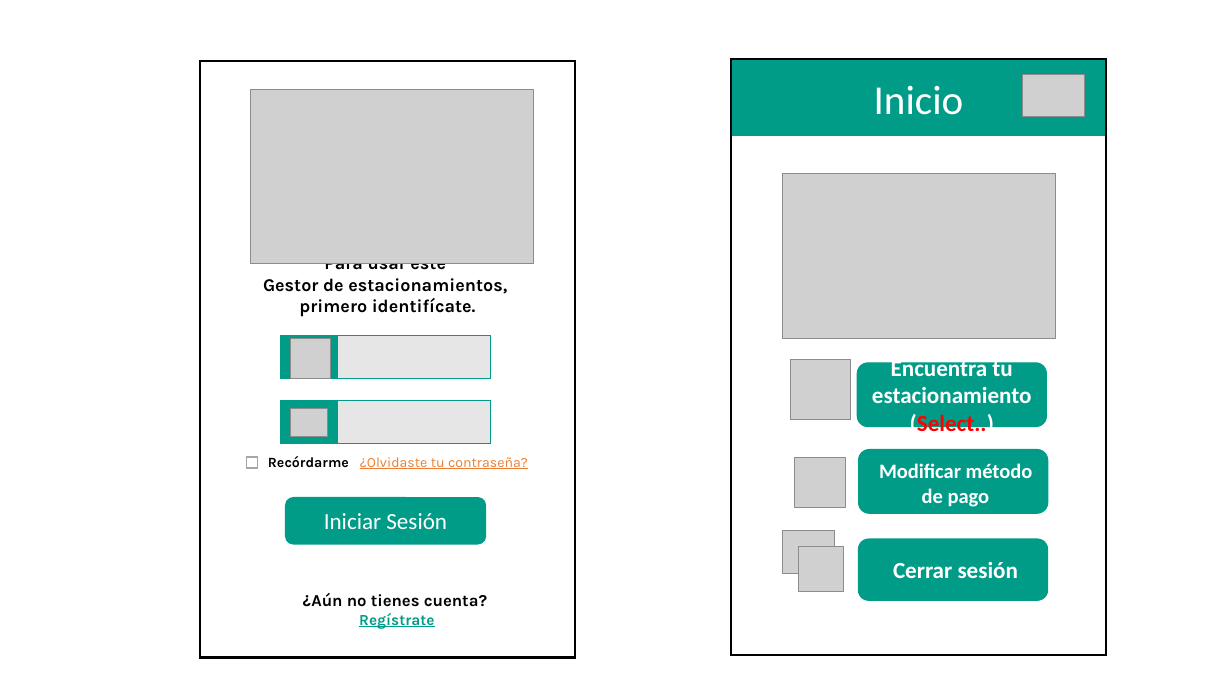
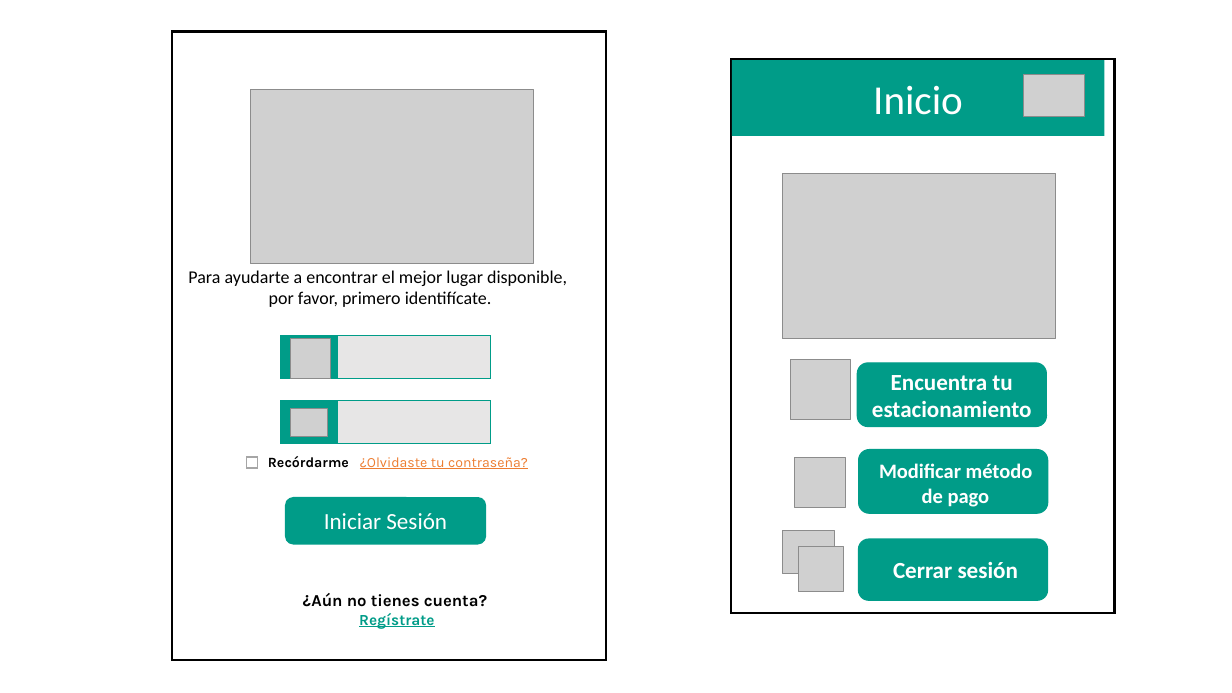
Before and after one commit to ajbeem/iotserver, a slide deck: slide 4 of documentation/MapaNavegacion.pptm. Drawn at 1232x693 pixels with LibreOffice and Linux fonts; fonts in the diff are those of the drawing; grey boxes stand for pictures. Boxes give left, top, right and bottom in pixels: in the first picture for what was removed or moved away, otherwise in the second. Text is boxed around its words. In the diff, an @@ line names an element or a change of style, - is before the commit and + after.

```diff
--- a/documentation/MapaNavegacion.pptm
+++ b/documentation/MapaNavegacion.pptm
@@ rectangle: place and size @@
-rectangle at box(200, 61, 575, 657)
+rectangle at box(172, 31, 606, 660)
@@ rectangle: place and size @@
-rectangle at box(731, 59, 1106, 655)
+rectangle at box(731, 59, 1115, 614)
@@ text at box(188, 270, 567, 307): text changed; font Karla to Calibri; bold off @@
-Para usar este
-Gestor de estacionamientos,
-primero identifícate.
+Para ayudarte a encontrar el mejor lugar disponible,
+por favor, primero identifícate.
@@ text in rounded rectangle at box(872, 375, 1032, 417): text changed @@
-Encuentra tu estacionamiento (Select..)
+Encuentra tu estacionamiento
```
Also in this commit, not shown: 3 other slides changed, 1 slide added, 1 slide removed, 4 other files.
